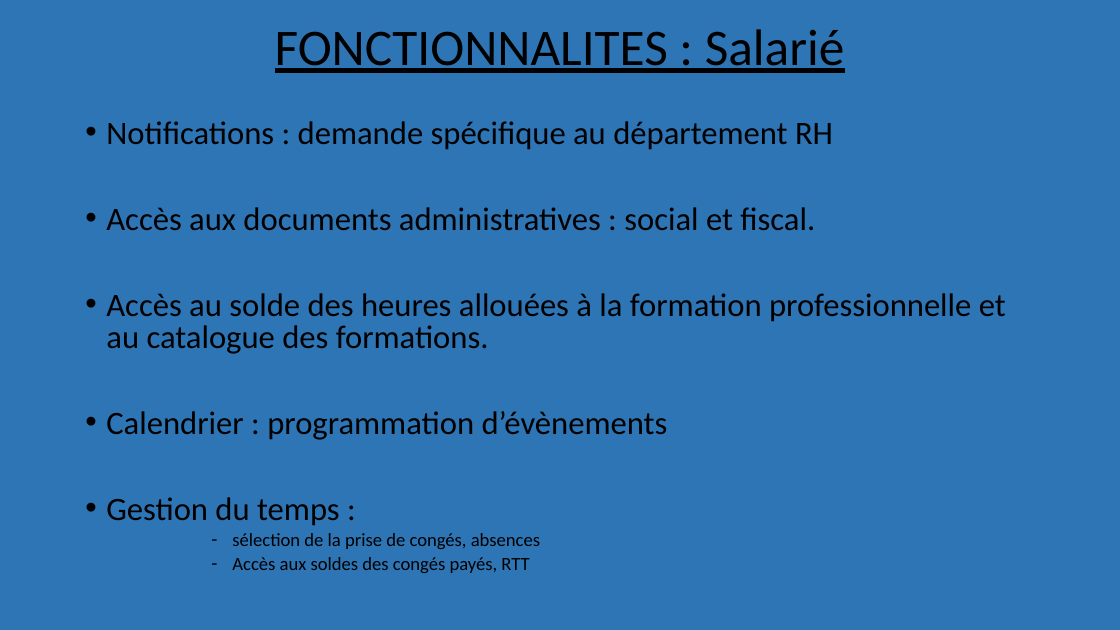
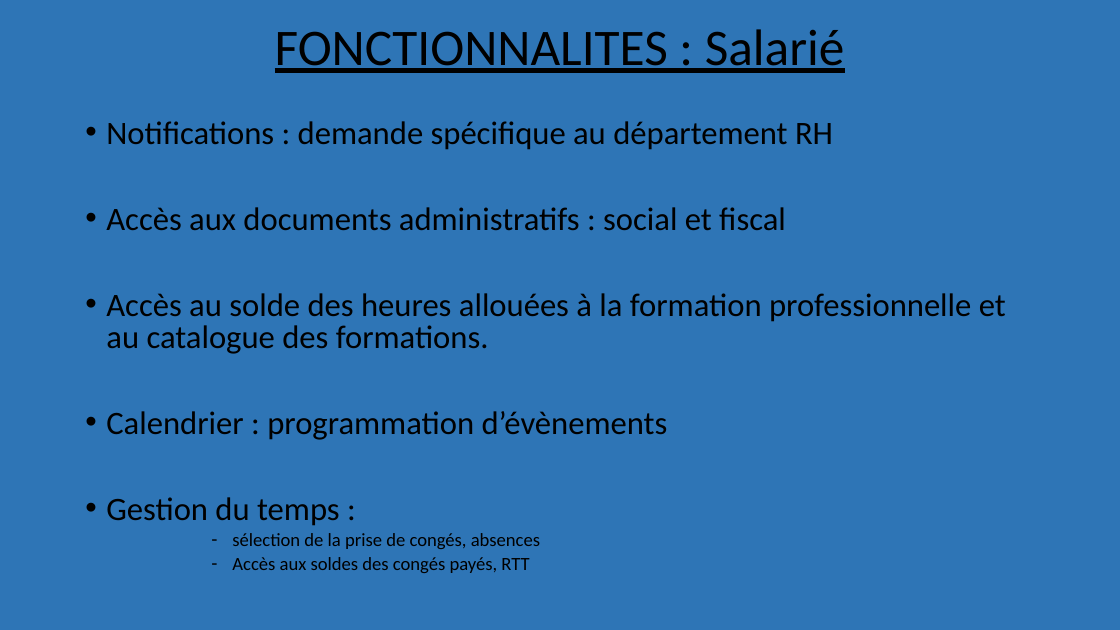
Before and after one commit to Nadia78/easyhr2, a slide deck: slide 6 of bdd/Easyhr.pptx. Drawn at 1120x630 pixels with LibreOffice and Linux fonts; fonts in the diff are those of the drawing. Boxes give left, top, right and bottom in pixels: in the first picture for what was removed or moved away, otherwise in the second. Text is boxed around its words. In the diff, an @@ line names an element or a change of style, - is before the commit and + after.

Commit message:
presentation fin

```diff
--- a/bdd/Easyhr.pptx
+++ b/bdd/Easyhr.pptx
@@ text at [106, 207, 786, 230]: text changed @@
-• Accès aux documents administratives : social et fiscal.
+• Accès aux documents administratifs : social et fiscal
```
Also in this commit, not shown: 4 other slides changed.
